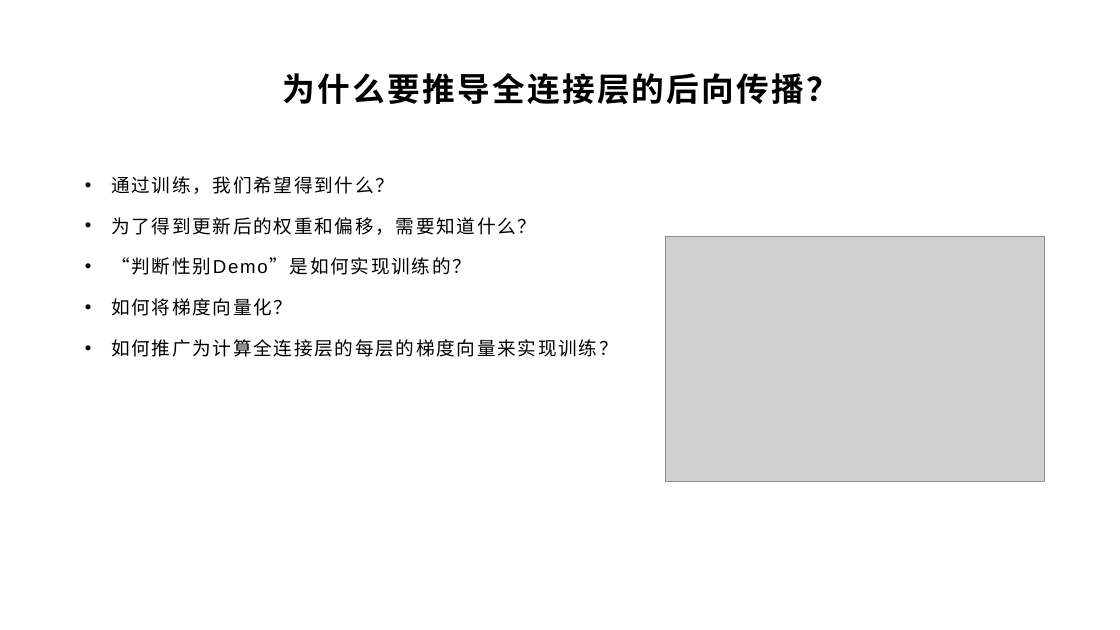
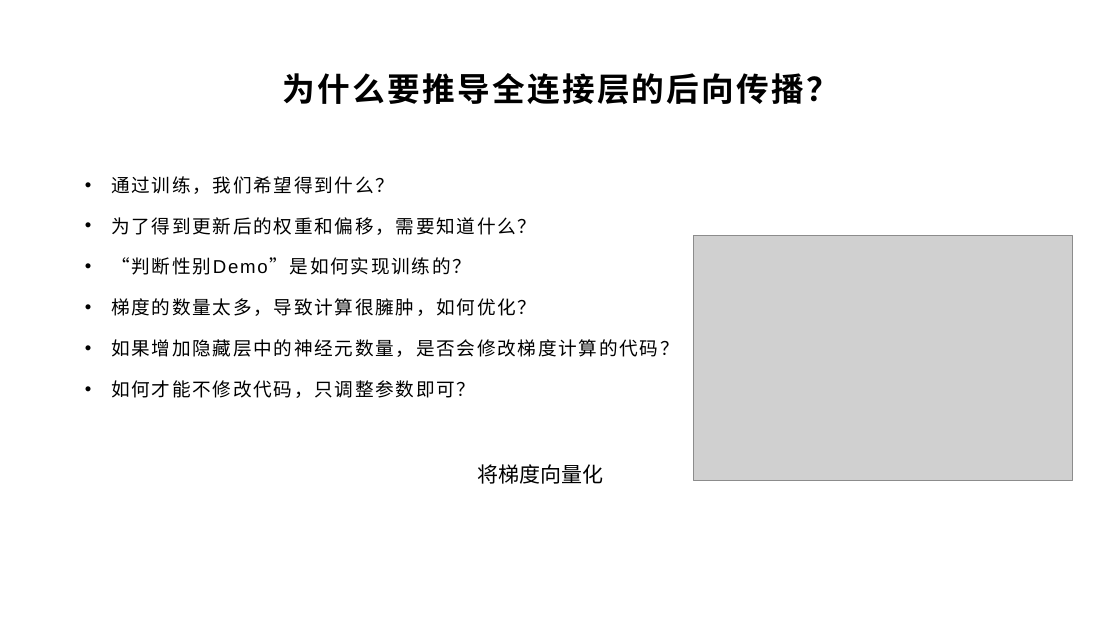
Before and after one commit to yyc-git/DeepLearningEdu, a slide deck: slide 10 of lessons/3_derivation_3/ppt/全连接层的前向和后向传播推导（下）.pptx. Drawn at 1120x630 pixels with LibreOffice and Linux fonts; fonts in the diff are those of the drawing; grey boxes stand for pictures; background and template pictures are left out. Boxes give left, top, right and bottom in pixels: in the first picture for what was removed or moved away, otherwise in the second. Text is boxed around its words. In the diff, an @@ line names an element or a change of style, - is before the commit and + after.

```diff
--- a/lessons/3_derivation_3/ppt/全连接层的前向和后向传播推导（下）.pptx
+++ b/lessons/3_derivation_3/ppt/全连接层的前向和后向传播推导（下）.pptx
@@ picture: place and size @@
-picture at <box>665,236,1044,481</box>
+picture at <box>693,235,1072,481</box>
@@ text at <box>111,298,679,398</box>: text changed @@
-• 如何将梯度向量化？
-• 如何推广为计算全连接层的每层的梯度向量来实现训练？
+• 梯度的数量太多，导致计算很臃肿，如何优化？
+• 如果增加隐藏层中的神经元数量，是否会修改梯度计算的代码？
+• 如何才能不修改代码，只调整参数即可？
@@ text added at <box>477,464,603,484</box>, 18 pt, text #000000 @@
+将梯度向量化
```
Also in this commit, not shown: 18 other slides changed, 3 slides added, 1 slide removed, 1 other file.
